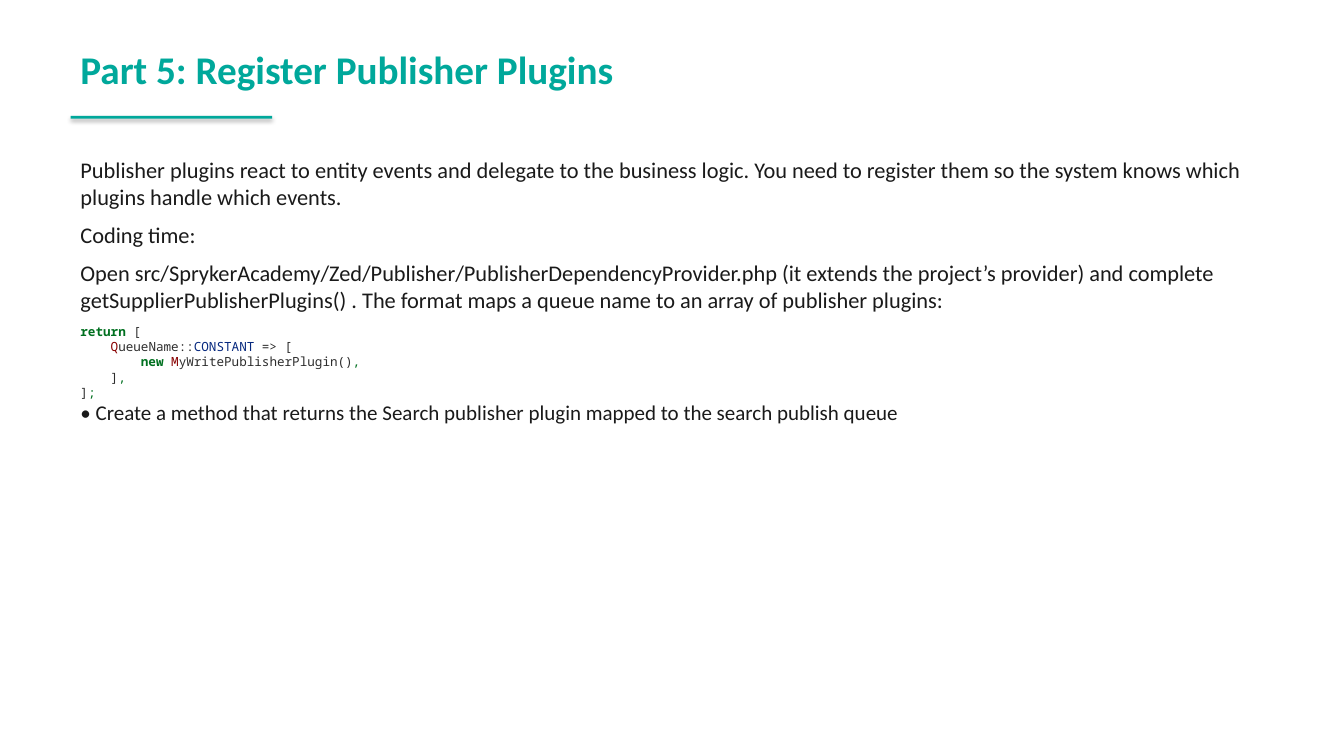
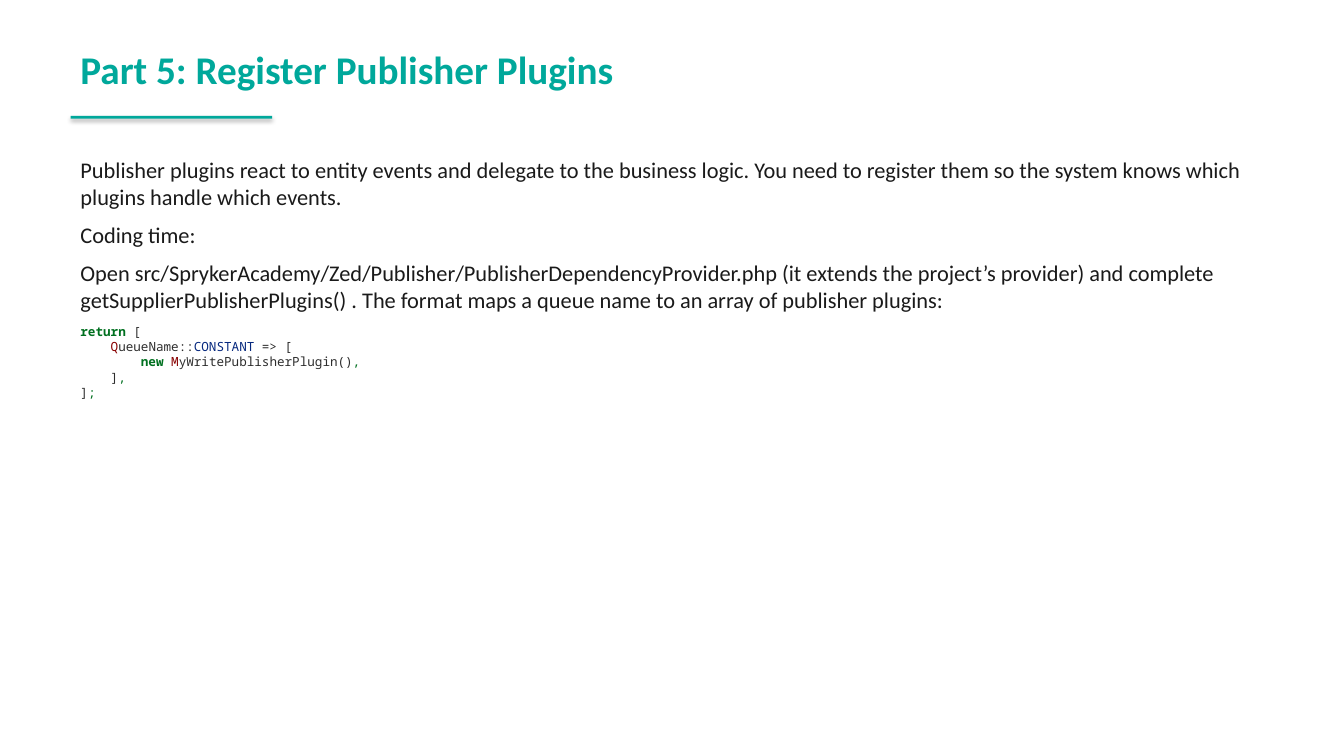
Before and after one commit to spryker-academy/instructor-exercises, a slide deck: slide 96 of guides-pptx/spryker-academy-professional.pptx. Drawn at 1344x756 pixels with LibreOffice and Linux fonts; fonts in the diff are those of the drawing. Boxes give left, top, right and bottom in pixels: in the first picture for what was removed or moved away, otherwise in the second. Text is boxed around its words. In the diff, an @@ line names an element or a change of style, - is before the commit and + after.

```diff
--- a/guides-pptx/spryker-academy-professional.pptx
+++ b/guides-pptx/spryker-academy-professional.pptx
@@ text at (x1=96, y1=405, x2=898, y2=424): paragraph removed @@
-• Create a method that returns the Search publisher plugin mapped to the search publish queue
```
Also in this commit, not shown: 1 other slide changed, 2 slides added, 2 other files.
